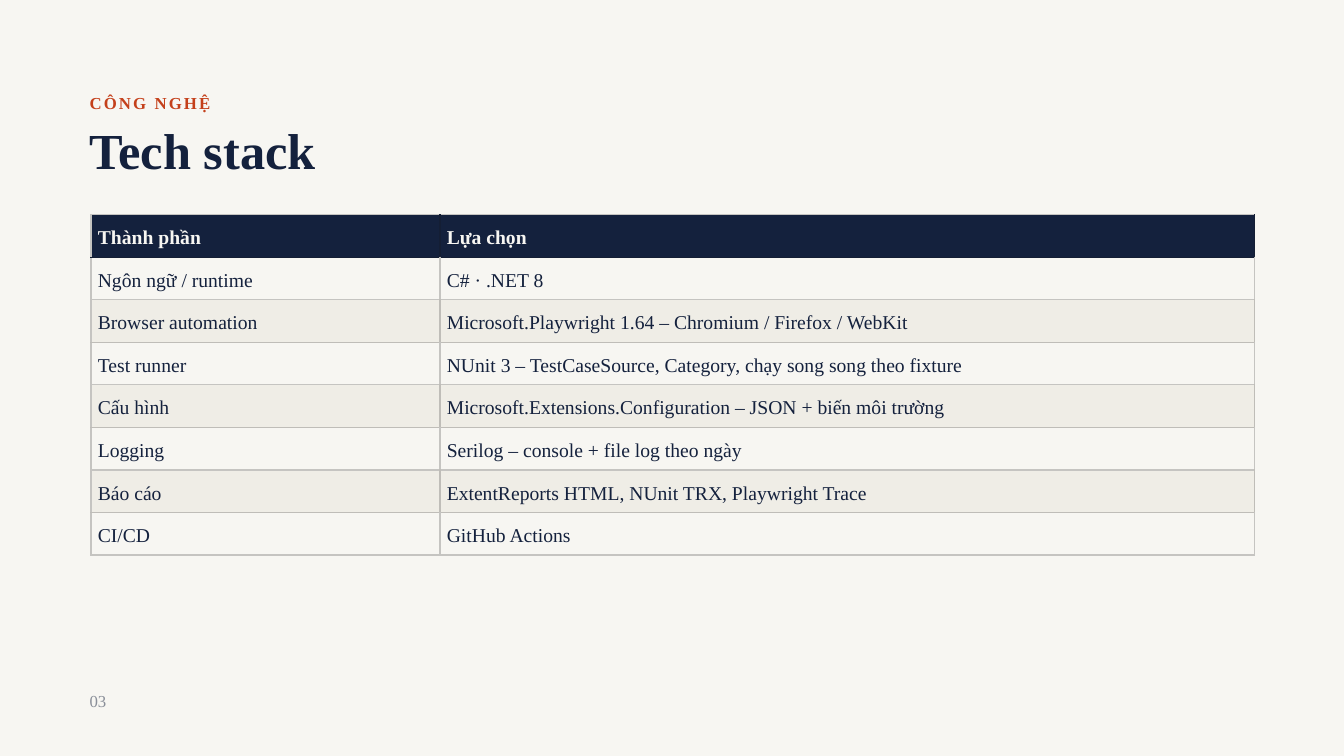
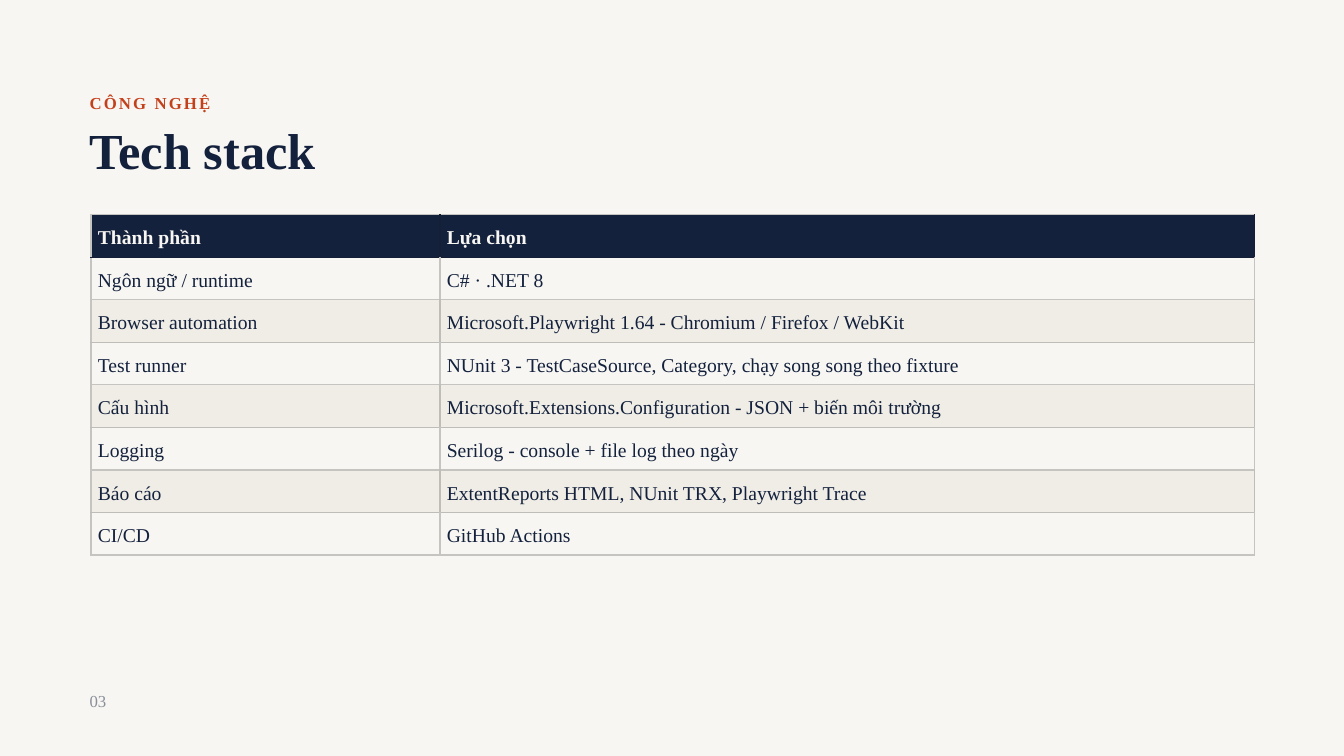
Before and after one commit to kh4nhNLK7068/CapstonePlaywrightTesting19, a slide deck: slide 3 of docs/Capstone Automation - Movie Booking.pptx. Drawn at 1344x756 pixels with LibreOffice and Linux fonts; fonts in the diff are those of the drawing. Boxes give left, top, right and bottom in pixels: in the first picture for what was removed or moved away, otherwise in the second. Text is boxed around its words. In the diff, an @@ line names an element or a change of style, - is before the commit and + after.

```diff
--- a/docs/Capstone Automation - Movie Booking.pptx
+++ b/docs/Capstone Automation - Movie Booking.pptx
@@ table at box(91, 215, 1254, 556) @@
-row 3, column 2: Microsoft.Playwright 1.64 – Chromium / Firefox / WebKit
+row 3, column 2: Microsoft.Playwright 1.64 - Chromium / Firefox / WebKit
-row 4, column 2: NUnit 3 – TestCaseSource, Category, chạy song song theo fixture
+row 4, column 2: NUnit 3 - TestCaseSource, Category, chạy song song theo fixture
-row 5, column 2: Microsoft.Extensions.Configuration – JSON + biến môi trường
+row 5, column 2: Microsoft.Extensions.Configuration - JSON + biến môi trường
-row 6, column 2: Serilog – console + file log theo ngày
+row 6, column 2: Serilog - console + file log theo ngày
```
Also in this commit, not shown: 6 other slides changed, 1 other file.
